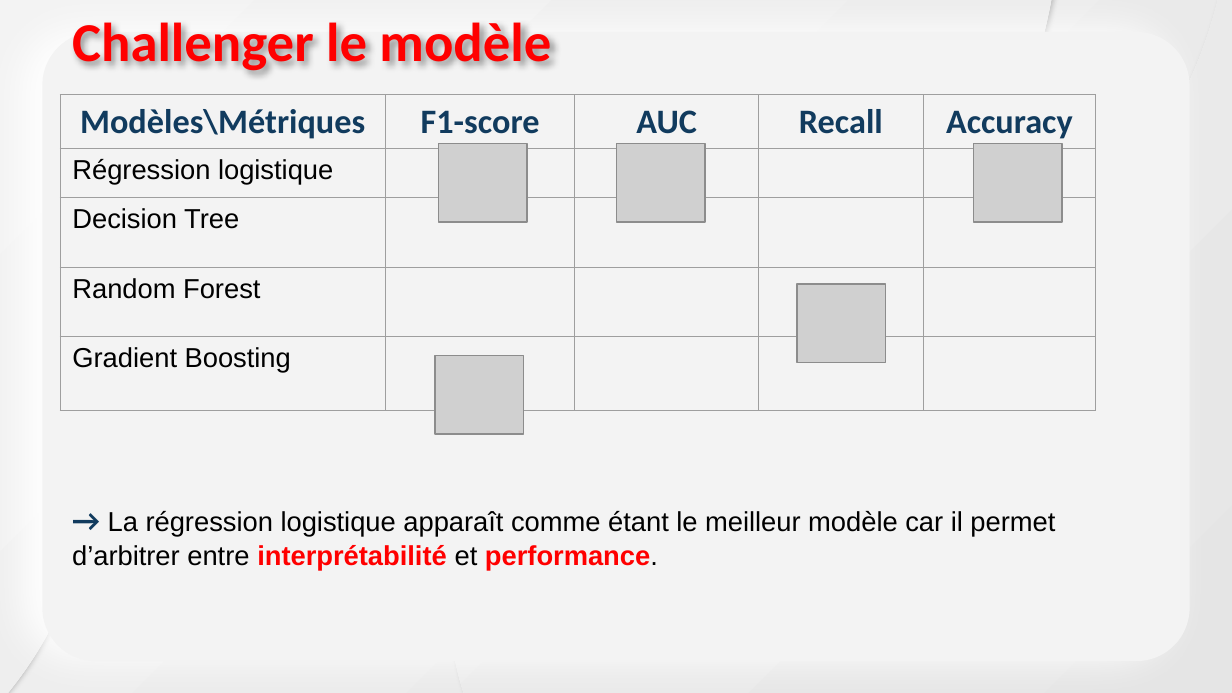
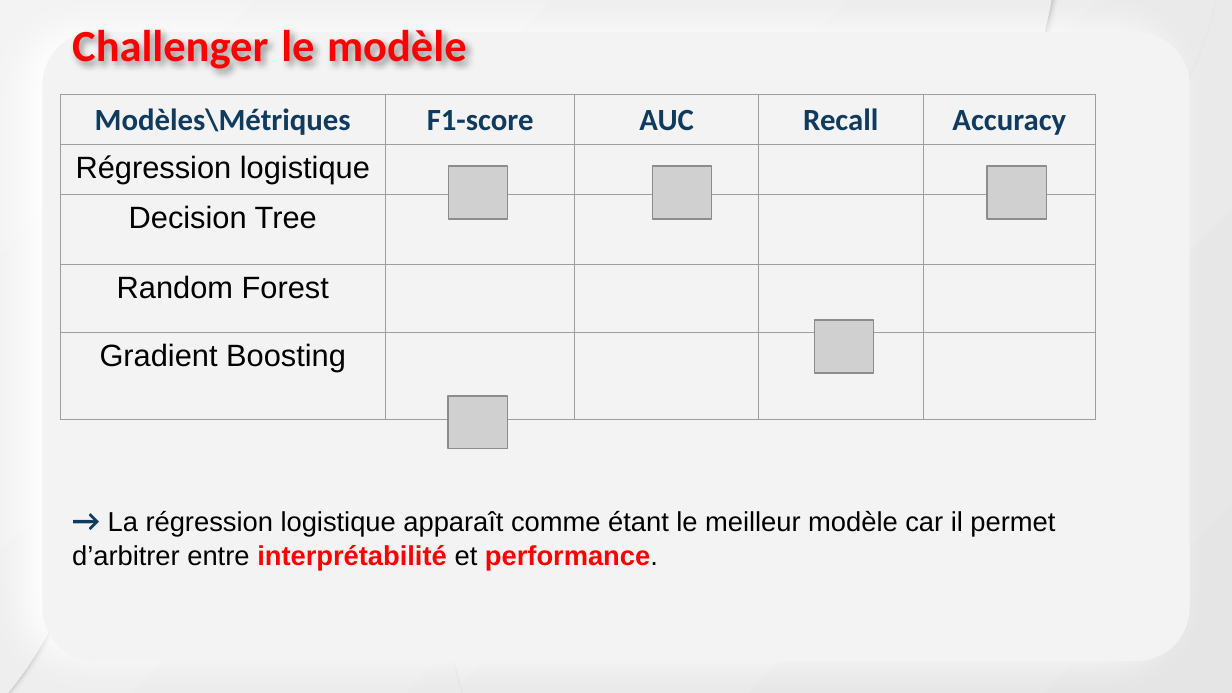
Before and after one commit to aadmberrada/loan_investments, a slide deck: slide 9 of Présentation_Lending_Club_Scoring.pptx. Drawn at 1232x693 pixels with LibreOffice and Linux fonts; fonts in the diff are those of the drawing; grey boxes stand for pictures. Boxes give left, top, right and bottom in pixels: in the first picture for what was removed or moved away, otherwise in the second. Text is boxed around its words. In the diff, an @@ line names an element or a change of style, - is before the commit and + after.

```diff
--- a/Présentation_Lending_Club_Scoring.pptx
+++ b/Présentation_Lending_Club_Scoring.pptx
@@ text "Challenger le modèle" at (72,25,467,72): size 32 to 26 pt @@
@@ table at (60,95,1096,456) @@
@@ size 20 to 18 pt in "Modèles\Métriques", "F1-score", "AUC", "Recall" and 1 more places @@
@@ size 16 to 18 pt in "Régression logistique", "Decision Tree", "Random Forest", "Gradient Boosting" @@
@@ alignment left to centre @@
@@ picture: place and size @@
-picture at (439,144,527,223)
+picture at (448,166,508,219)
@@ picture: place and size @@
-picture at (617,144,706,223)
+picture at (652,166,711,219)
@@ picture: place and size @@
-picture at (973,144,1062,223)
+picture at (987,166,1046,219)
@@ picture: place and size @@
-picture at (797,285,886,363)
+picture at (814,320,873,373)
@@ picture: place and size @@
-picture at (435,356,524,435)
+picture at (448,395,508,448)
```
Also in this commit, not shown: 12 other slides changed, 2 other files.
